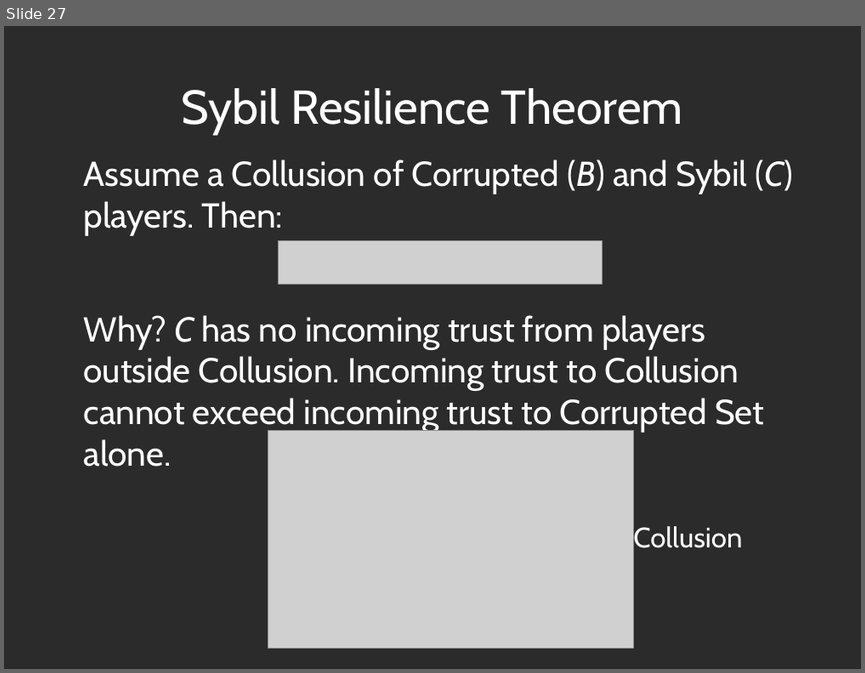
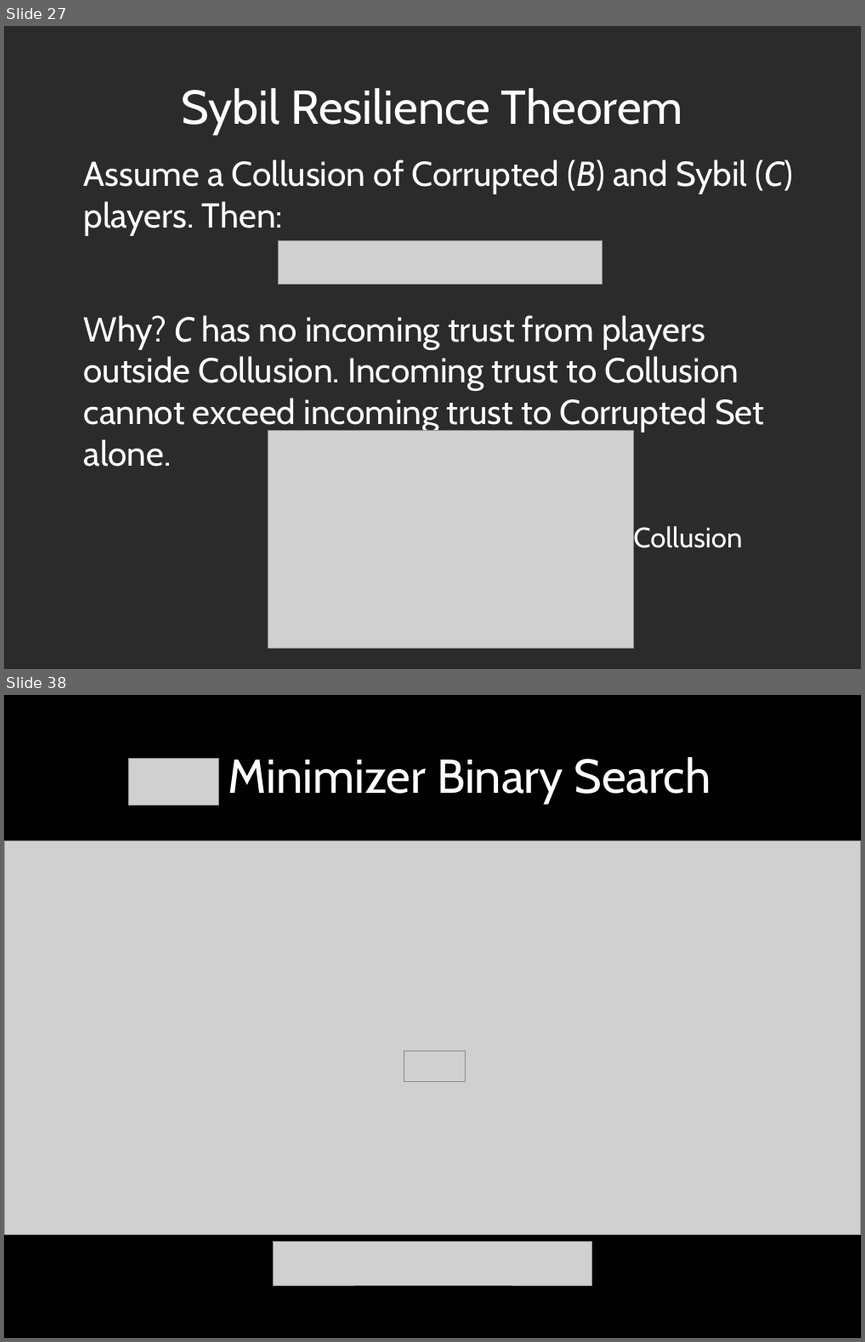
Before and after one commit to decrypto-org/TrustIsRisk, a slide deck: presentations/thesisDefense23-1-2017/thesisDefense23-1-2017laptop.odp. Shown one above the other, each under a label of ours: slide 27 before the commit, slides 27 and 38 after it; the slides between them are not shown. The pictures are 865x673 and 865x1342 pixels, drawn with LibreOffice and Linux fonts; fonts in the diff are those of the drawing; grey boxes stand for pictures; background and template pictures are left out; a plain dark background stands for a picture behind light text. Boxes give left, top, right and bottom in pixels: in the first picture for what was removed or moved away, otherwise in the second. Text is boxed around its words. In the diff, an @@ line names an element or a change of style, - is before the commit and + after.

```diff
--- a/presentations/thesisDefense23-1-2017/thesisDefense23-1-2017laptop.odp
+++ b/presentations/thesisDefense23-1-2017/thesisDefense23-1-2017laptop.odp
@@ slide 38 added at [4, 695, 861, 1338], background #000000 @@
@@ picture added at [128, 758, 218, 805] @@
@@ title added at [228, 757, 711, 804], 44 pt, text #FFFFFF @@
+Minimizer Binary Search
@@ picture added at [4, 841, 861, 1235] @@
@@ picture added at [404, 1051, 465, 1082] @@
@@ picture added at [273, 1242, 592, 1285] @@
```
Also in this commit, not shown: 4 slides changed, 14 other slides added, 1 slide removed.
